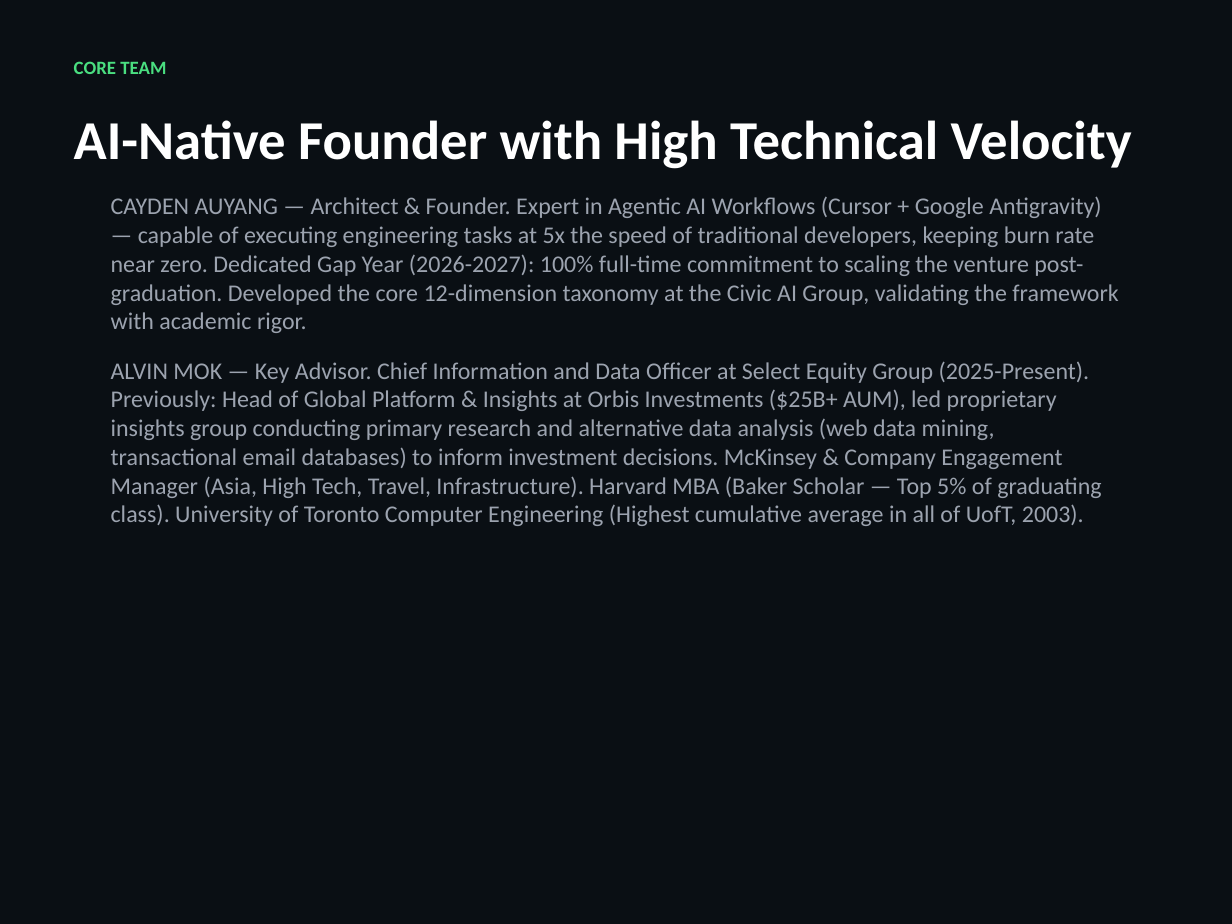
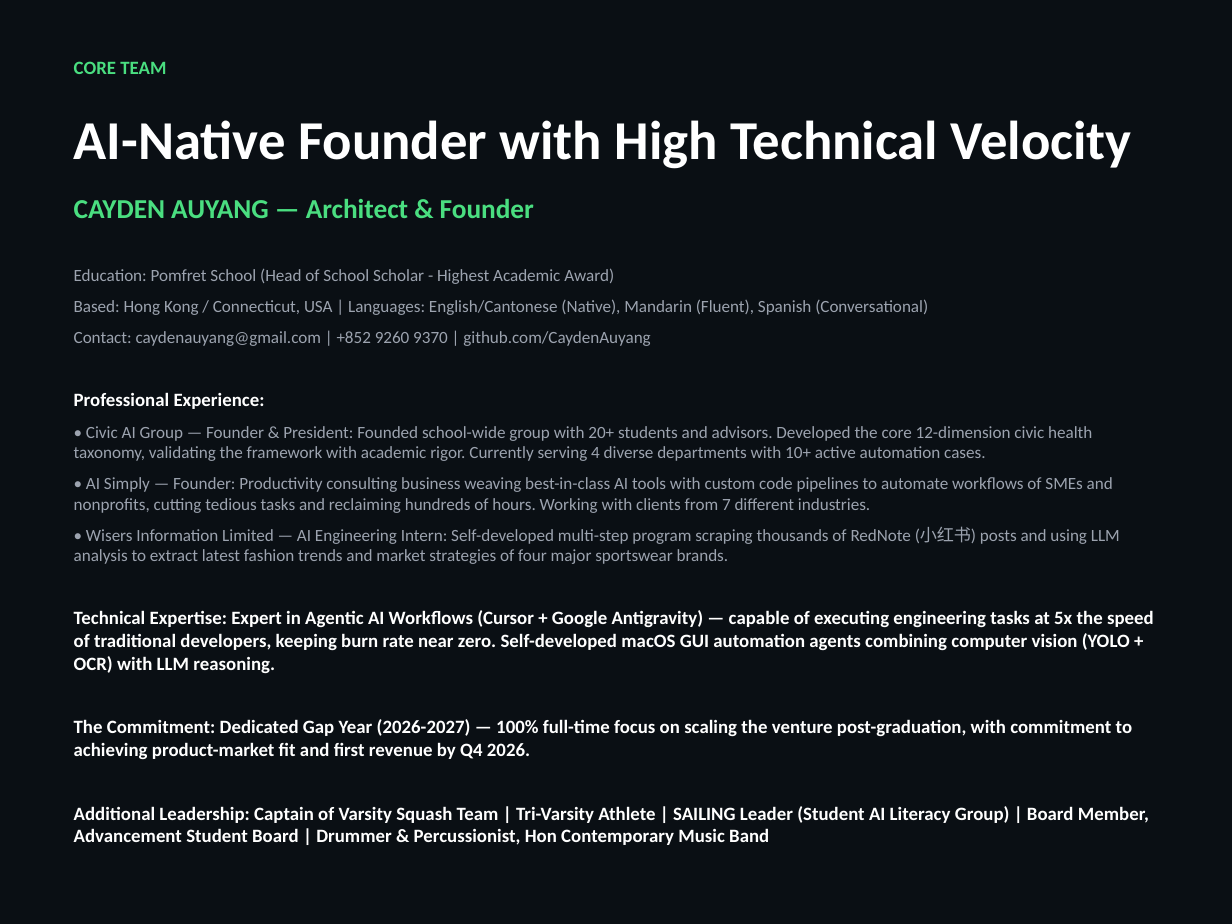
Before and after one commit to CaydenAuyang/OurCityHealth, a slide deck: slide 20 of JAN20_pitch_deck.pptx. Drawn at 1232x924 pixels with LibreOffice and Linux fonts; fonts in the diff are those of the drawing. Boxes give left, top, right and bottom in pixels: in the first picture for what was removed or moved away, otherwise in the second. Text is boxed around its words. In the diff, an @@ line names an element or a change of style, - is before the commit and + after.

Commit message:
Update PowerPoint with enhanced team information from CV

```diff
--- a/JAN20_pitch_deck.pptx
+++ b/JAN20_pitch_deck.pptx
@@ text at [74,199,1154,845]: text changed; size 14 to 10 pt @@
-CAYDEN AUYANG — Architect & Founder. Expert in Agentic AI Workflows (Cursor + Google Antigravity) — capable of executing engineering tasks at 5x the speed of traditional developers, keeping burn rate near zero. Dedicated Gap Year (2026-2027): 100% full-time commitment to scaling the venture post-graduation. Developed the core 12-dimension taxonomy at the Civic AI Group, validating the framework with academic rigor.
-ALVIN MOK — Key Advisor. Chief Information and Data Officer at Select Equity Group (2025-Present). Previously: Head of Global Platform & Insights at Orbis Investments ($25B+ AUM), led proprietary insights group conducting primary research and alternative data analysis (web data mining, transactional email databases) to inform investment decisions. McKinsey & Company Engagement Manager (Asia, High Tech, Travel, Infrastructure). Harvard MBA (Baker Scholar — Top 5% of graduating class). University of Toronto Computer Engineering (Highest cumulative average in all of UofT, 2003).
+CAYDEN AUYANG — Architect & Founder
+Education: Pomfret School (Head of School Scholar - Highest Academic Award)
+Based: Hong Kong / Connecticut, USA | Languages: English/Cantonese (Native), Mandarin (Fluent), Spanish (Conversational)
+Contact: caydenauyang@gmail.com | +852 9260 9370 | github.com/CaydenAuyang
+Professional Experience:
+• Civic AI Group — Founder & President: Founded school-wide group with 20+ students and advisors. Developed the core 12-dimension civic health taxonomy, validating the framework with academic rigor. Currently serving 4 diverse departments with 10+ active automation cases.
+• AI Simply — Founder: Productivity consulting business weaving best-in-class AI tools with custom code pipelines to automate workflows of SMEs and nonprofits, cutting tedious tasks and reclaiming hundreds of hours. Working with clients from 7 different industries.
+• Wisers Information Limited — AI Engineering Intern: Self-developed multi-step program scraping thousands of RedNote (小红书) posts and using LLM analysis to extract latest fashion trends and market strategies of four major sportswear brands.
+Technical Expertise: Expert in Agentic AI Workflows (Cursor + Google Antigravity) — capable of executing engineering tasks at 5x the speed of traditional developers, keeping burn rate near zero. Self-developed macOS GUI automation agents combining computer vision (YOLO + OCR) with LLM reasoning.
+The Commitment: Dedicated Gap Year (2026-2027) — 100% full-time focus on scaling the venture post-graduation, with commitment to achieving product-market fit and first revenue by Q4 2026.
+Additional Leadership: Captain of Varsity Squash Team | Tri-Varsity Athlete | SAILING Leader (Student AI Literacy Group) | Board Member, Advancement Student Board | Drummer & Percussionist, Hon Contemporary Music Band
```
